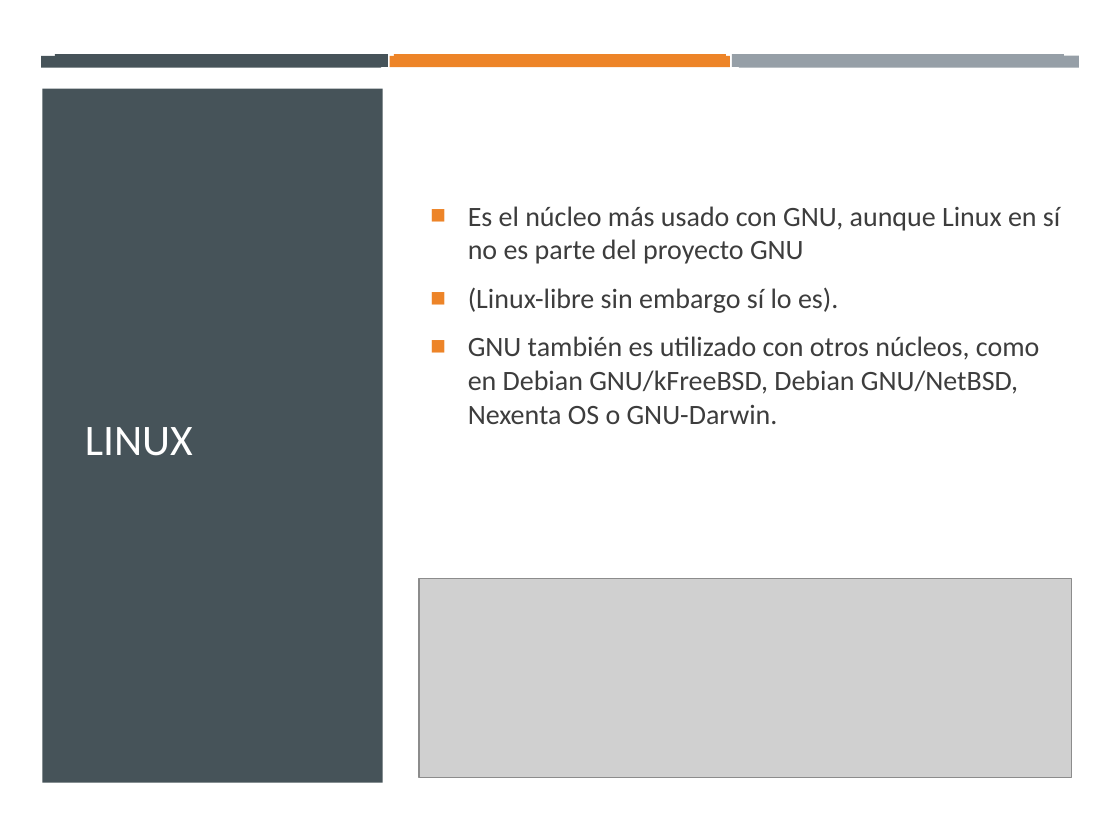
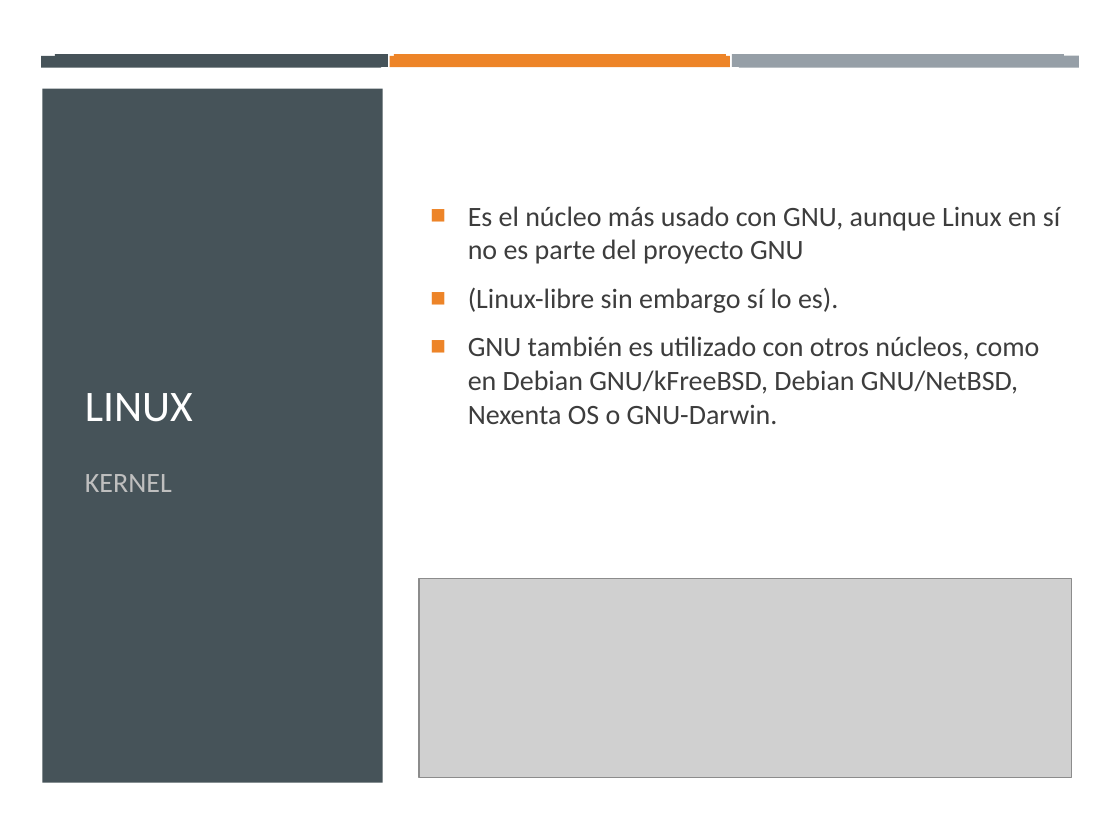
Before and after one commit to gilbertoesp/EstructurasDeDatos, a slide deck: slide 16 of Expos/Espinoza_PrimerExpo.pptx (slide 10 before the commit). Drawn at 1120x840 pixels with LibreOffice and Linux fonts; fonts in the diff are those of the drawing; grey boxes stand for pictures. Boxes give left, top, right and bottom in pixels: in the first picture for what was removed or moved away, otherwise in the second. Text is boxed around its words. In the diff, an @@ line names an element or a change of style, - is before the commit and + after.

```diff
--- a/Expos/Espinoza_PrimerExpo.pptx
+++ b/Expos/Espinoza_PrimerExpo.pptx
@@ title at bbox=[85, 393, 193, 492]: text changed; size 28 to 18 pt; text colour #FFFFFF to #BFBFBF @@
-LINUX
+LINUX
+KERNEL
```
Also in this commit, not shown: 4 other slides changed, 7 slides added, 1 slide removed, 8 other files.
